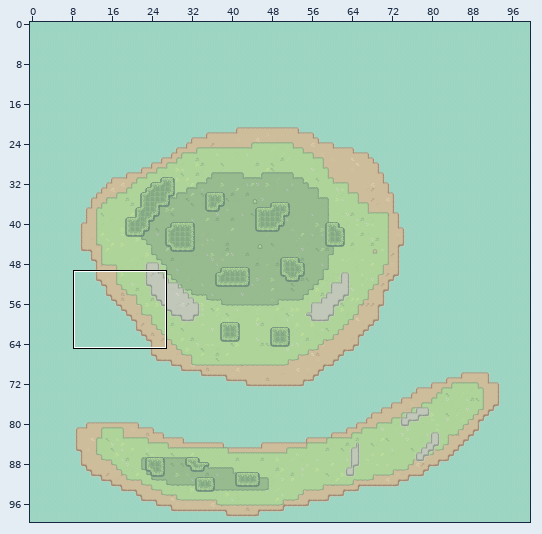
Two versions of a level (Tiled map (JSON), resources/MAP/big_test.tmj). Above, an overview of the earlier version with the close-up marked.
Close-up. Earlier state:
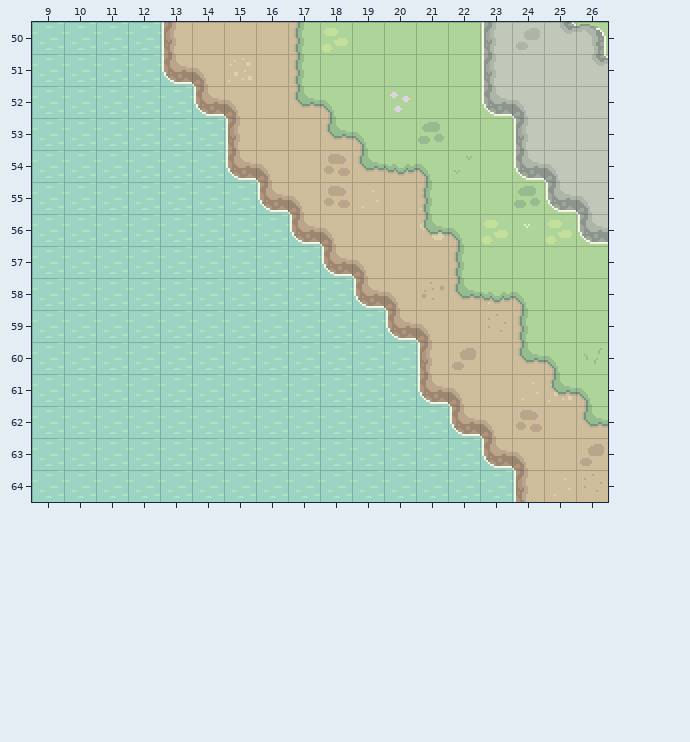
Cells are 16x16 px. Shown: x 9..26, y 50..64. The commit also changed other parts of the map, which this record leaves out.
And afterwards:
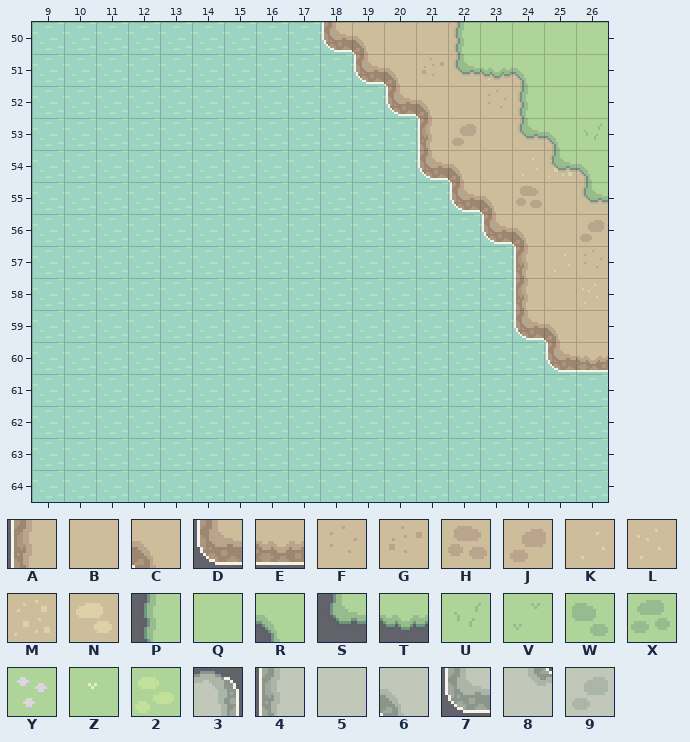
Key: from "dark_tiles": A 33, B 34, C 39, D 66, E 67, F 166, G 167, H 168, J 169, K 198, L 199, M 200, N 201, P 264, Q 265, R 270, S 297, T 298, U 396, V 397, W 399, X 400, Y 401, Z 431, 2 432; from "extra": 3 2, 4 11, 5 12, 6 17, 7 22, 8 27, 9 59.
_ is an empty cell, # one hidden under a higher layer.
Change:
Layer "terrain":
y 50: x 13..19 ABBBB## -> _____DC; x 22 # -> K
y 51: x 13..21 DCMBB#### -> ______DCG; x 23..24 ## -> LK
y 52: x 14..21 DCBBB### -> ______DC; x 23..24 ## -> FB
y 53: x 15..22 ABBBB### -> ______AJ; x 24..25 ## -> BG
y 54: x 15..24 DCBHBBB### -> ______DCBK
y 55: x 16..24 DCHKBM### -> ______DCH
y 56: x 17..26 DCBBNB#### -> ______DCBJ
y 57: x 18..26 DCBBK#### -> ______AKF
y 58: x 19..24 DCGBLK -> _____A; x 26 # -> L
y 59: x 20..25 DCBFB# -> ____DC
y 60: x 21..26 AJBBG# -> ____DE
y 61: x 21..26 DCBKMB -> ______
y 62: x 22..26 DCHBB -> _____
y 63: x 23..26 DCBJ -> ____
y 64: x 24..26 AKF -> ___
Layer "grass1":
y 50: x 17..22 P2QQQQ -> _____P; x 26 X -> Q
y 51: x 17..24 PQQQQQQ# -> _____STR
y 52: x 17..25 SRQYQQQ## -> _______PQ
y 53: x 18..26 SRQXQQV## -> ______SRU
y 54: x 19..26 STRVQW## -> ______SR
y 55: x 21..26 PQQXQ# -> _____S
y 56: x 21..26 SR2Z2Q -> ______
y 57: x 22..26 PQQQQ -> _____
y 58: x 22..26 STRQQ -> _____
y 59: x 24..26 PQQ -> ___
y 60: x 24..26 SRU -> ___
y 61: x 25..26 SR -> __
y 62: x 26 S -> _
Layer "extra":
y 50: x 23..26 4983 -> ____
y 51: x 23..26 4558 -> ____
y 52: x 23..26 7655 -> ____
y 53: x 24..26 455 -> ___
y 54: x 24..26 765 -> ___
y 55: x 25..26 76 -> __
y 56: x 26 7 -> _
Where, in picture pixels (left, top, right, bottom), the same in both close-ups:
changed: (162, 22, 608, 502)
